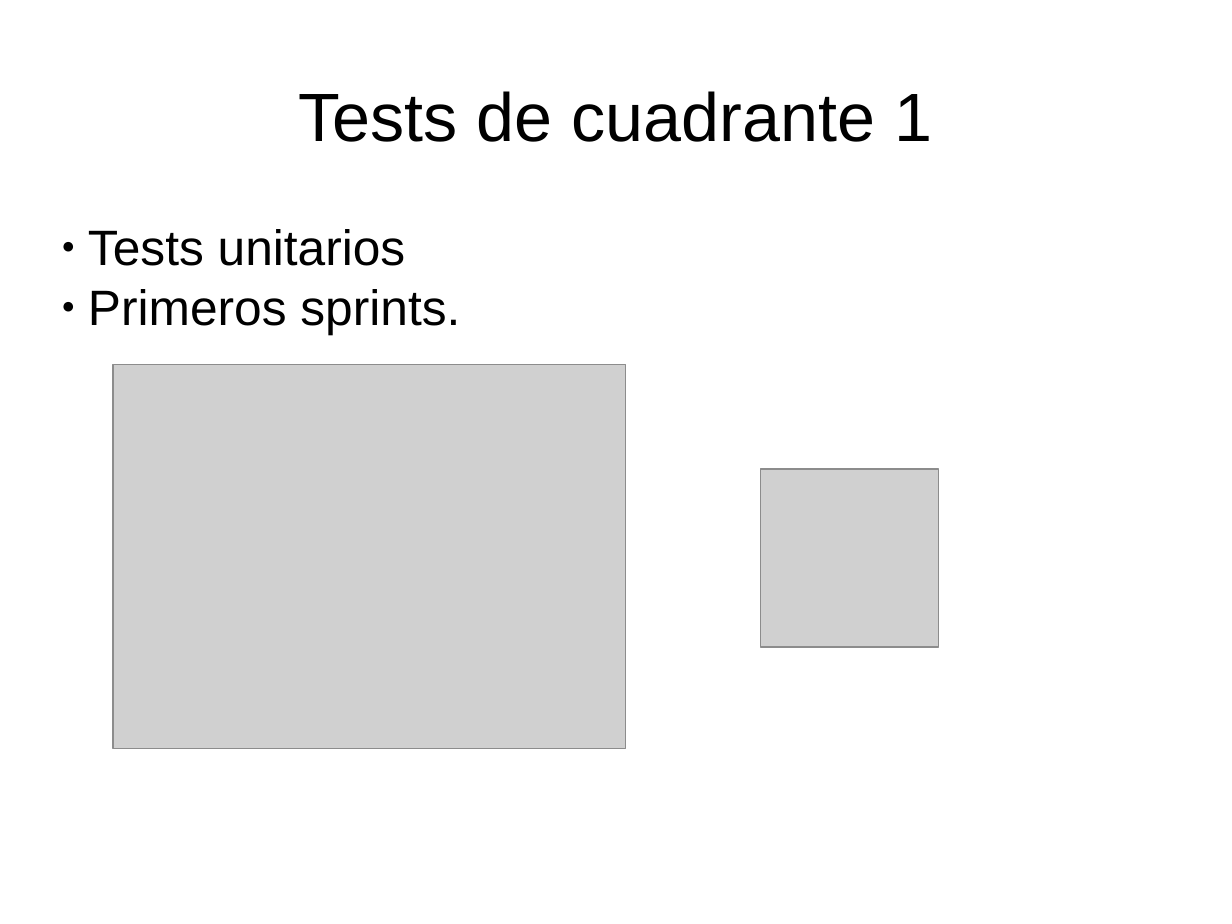
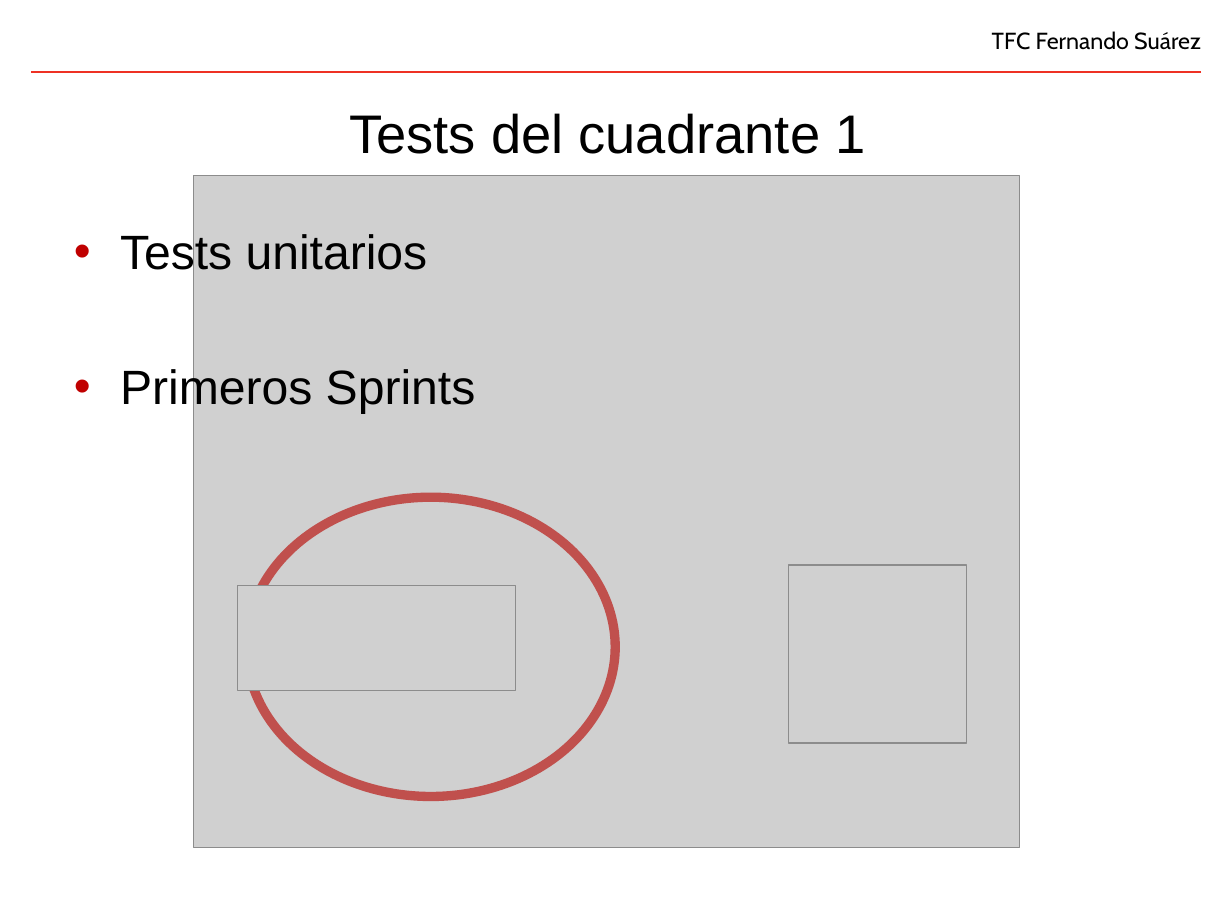
Before and after one commit to fsuarezj/toolBuilder-portlet, a slide deck: slide 9 of doc/presentation/presentacion.pptx. Drawn at 1232x924 pixels with LibreOffice and Linux fonts; fonts in the diff are those of the drawing; grey boxes stand for pictures; background and template pictures are left out. Boxes give left, top, right and bottom in pixels: in the first picture for what was removed or moved away, otherwise in the second. Text is boxed around its words. In the diff, an @@ line names an element or a change of style, - is before the commit and + after.

```diff
--- a/doc/presentation/presentacion.pptx
+++ b/doc/presentation/presentacion.pptx
@@ text added at [992, 31, 1201, 50], 15 pt, text #000000 @@
+TFC Fernando Suárez
@@ line added from (1202, 72) to (31, 72), #EE3124 1.5 pt @@
@@ title at [349, 113, 865, 154]: text changed; size 44 to 35 pt @@
-Tests de cuadrante 1
+Tests del cuadrante 1
@@ picture added at [193, 176, 1020, 847] @@
@@ text at [120, 231, 428, 279]: size 32 to 31 pt in "Tests unitarios"; bullet ● to •; more space between paragraphs @@
@@ text at [120, 366, 476, 414]: text changed; size 32 to 31 pt @@
-● Primeros sprints.
+• Primeros Sprints
@@ ellipse added at [246, 497, 615, 797], outline #C0504D 6 pt @@
@@ picture: place and size @@
-picture at [761, 470, 939, 647]
+picture at [789, 566, 967, 743]
@@ picture: place and size @@
-picture at [113, 364, 626, 749]
+picture at [238, 586, 515, 691]
```
Also in this commit, not shown: 18 other slides changed, 4 slides added, 5 slides removed, 2 other files.
